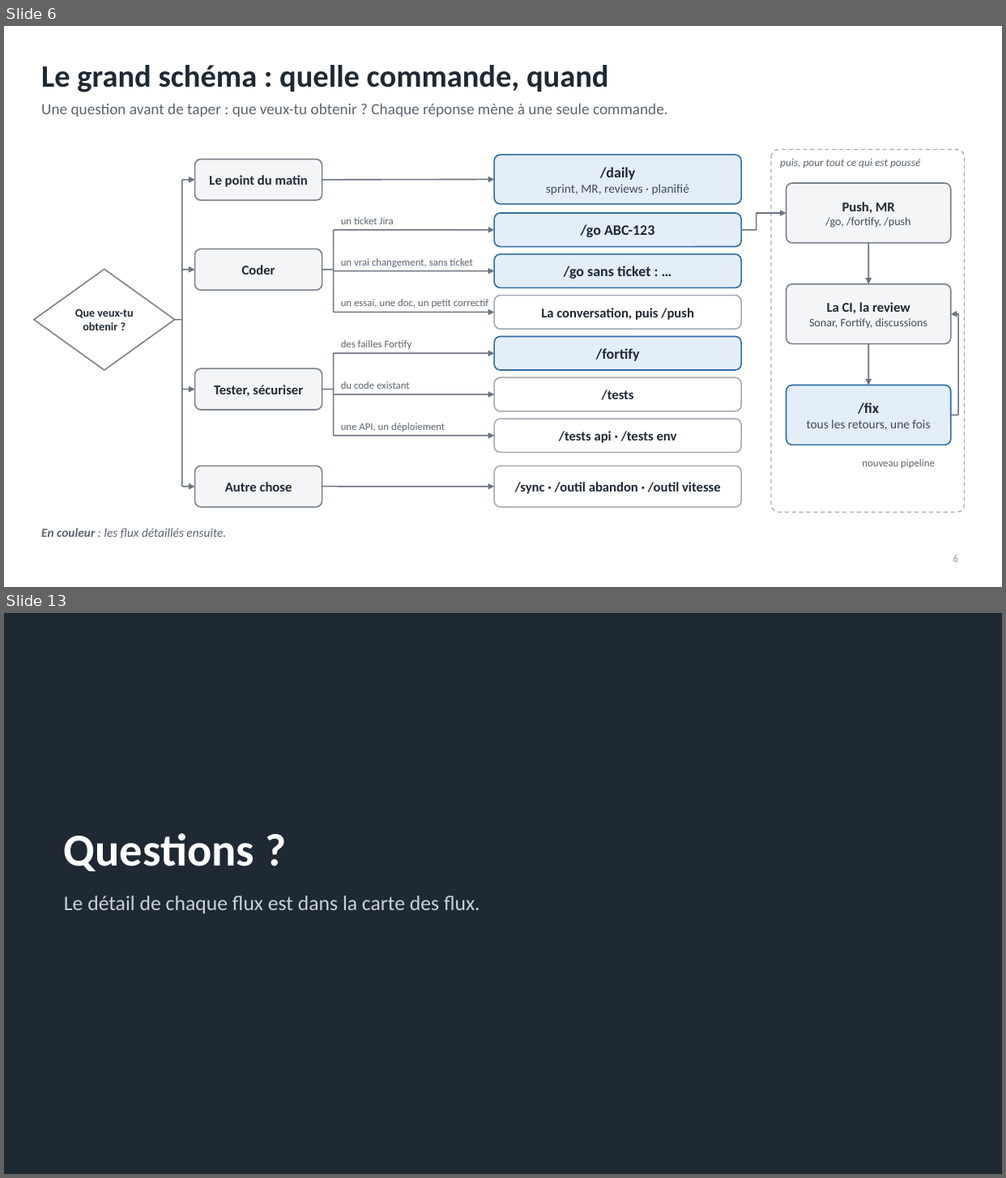
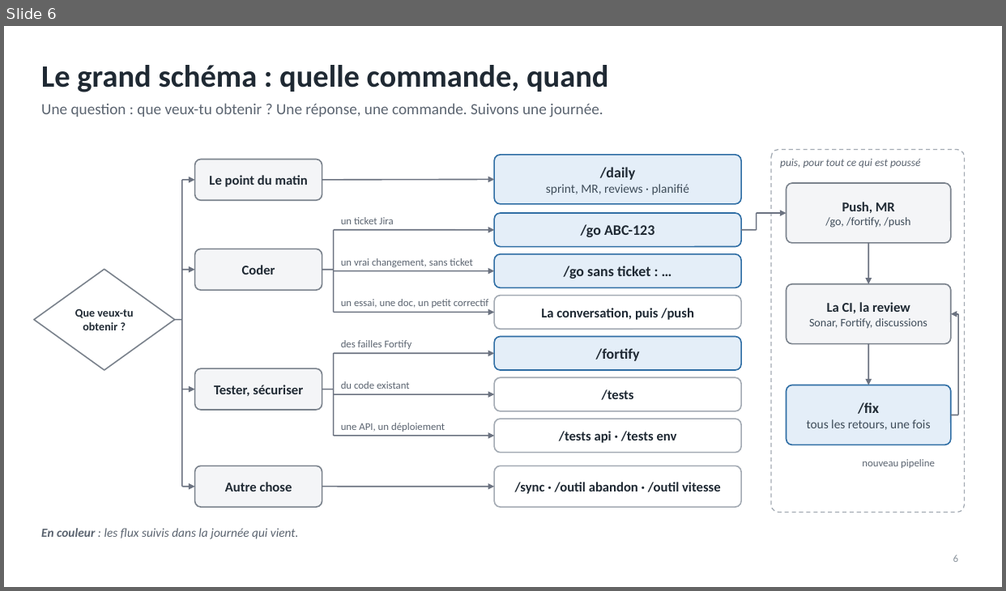
Before and after one commit to RabieDerouiche/OpenRDCode, a slide deck: opencode-v2/docs/presentation-tech-leads.pptx. Shown one above the other, each under a label of ours: slides 6 and 13 before the commit, slide 6 after it; the slides between them are not shown. The pictures are 1006x1178 and 1006x591 pixels, drawn with LibreOffice and Linux fonts; fonts in the diff are those of the drawing. Boxes give left, top, right and bottom in pixels: in the first picture for what was removed or moved away, otherwise in the second. Text is boxed around its words. In the diff, an @@ line names an element or a change of style, - is before the commit and + after.

```diff
--- a/opencode-v2/docs/presentation-tech-leads.pptx
+++ b/opencode-v2/docs/presentation-tech-leads.pptx
@@ slide 13 removed at (4,613,1002,1174), background #1F2933 @@
@@ title removed at (64,833,254,871) @@
-Questions ?
@@ text removed at (64,896,480,914) @@
-Le détail de chaque flux est dans la carte des flux.
@@ slide 6 changed as well @@
@@ text at (41,103,603,118): text changed @@
-Une question avant de taper : que veux-tu obtenir ? Chaque réponse mène à une seule commande.
+Une question : que veux-tu obtenir ? Une réponse, une commande. Suivons une journée.
@@ text at (41,528,298,540): text changed @@
-En couleur : les flux détaillés ensuite.
+En couleur : les flux suivis dans la journée qui vient.
```
Also in this commit, not shown: 8 other slides changed, 4 slides added, 3 other slides removed, 3 other files.
